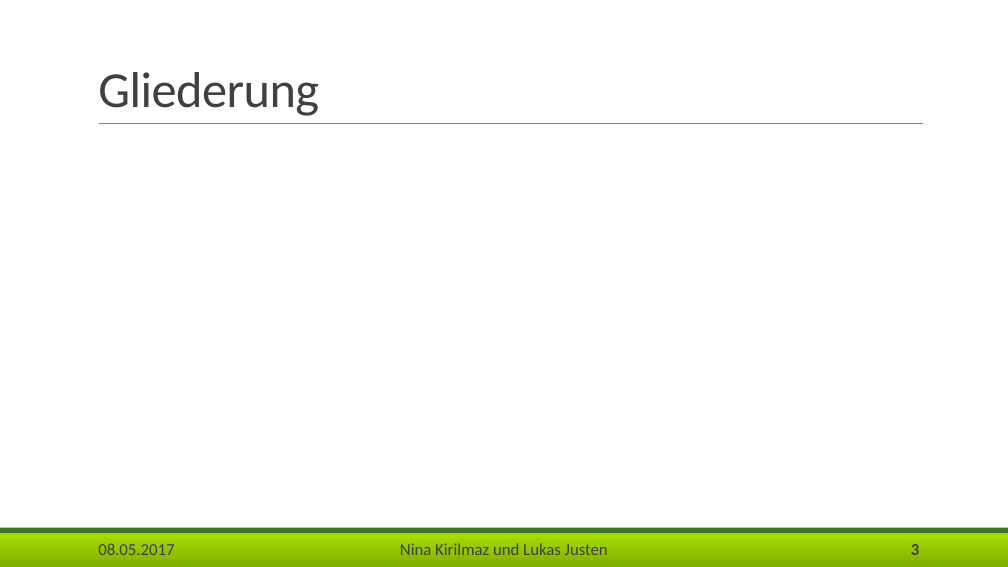
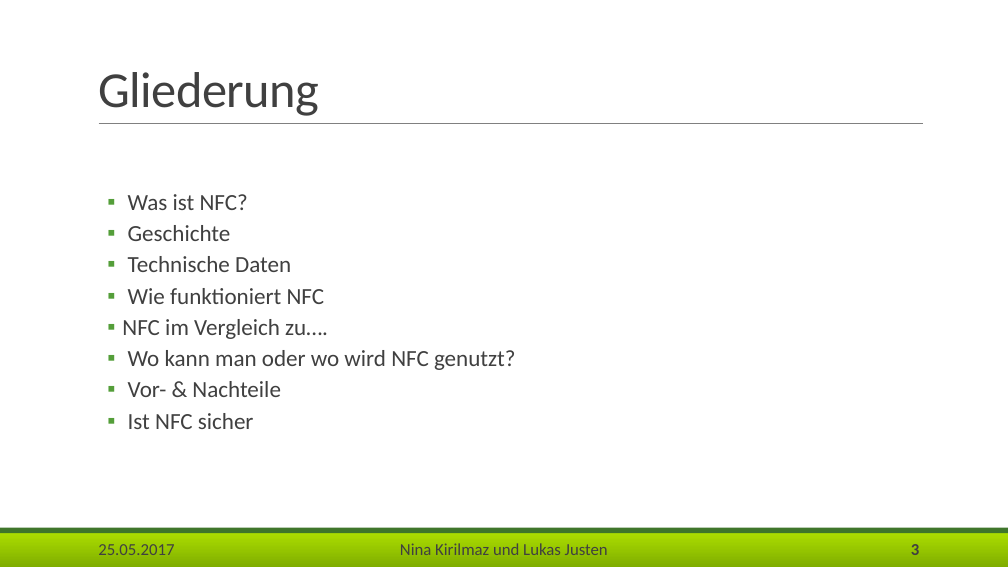
Before and after one commit to Lukas-Justen/MOVS, a slide deck: slide 3 of NFC.pptx. Drawn at 1008x567 pixels with LibreOffice and Linux fonts; fonts in the diff are those of the drawing; background and template pictures are left out. Boxes give left, top, right and bottom in pixels: in the first picture for what was removed or moved away, otherwise in the second. Text is boxed around its words. In the diff, an @@ line names an element or a change of style, - is before the commit and + after.

```diff
--- a/NFC.pptx
+++ b/NFC.pptx
@@ text added at (122,194,516,429), 22 pt, text #404040 @@
+  ▪ Was ist NFC?
+  ▪ Geschichte
+  ▪ Technische Daten
+  ▪ Wie funktioniert NFC
+  ▪ NFC im Vergleich zu….
+  ▪ Wo kann man oder wo wird NFC genutzt?
+  ▪ Vor- & Nachteile
+  ▪ Ist NFC sicher
@@ text at (98,544,174,555): text changed @@
-08.05.2017
+25.05.2017
```
Also in this commit, not shown: 11 other slides changed, 10 slides added.
